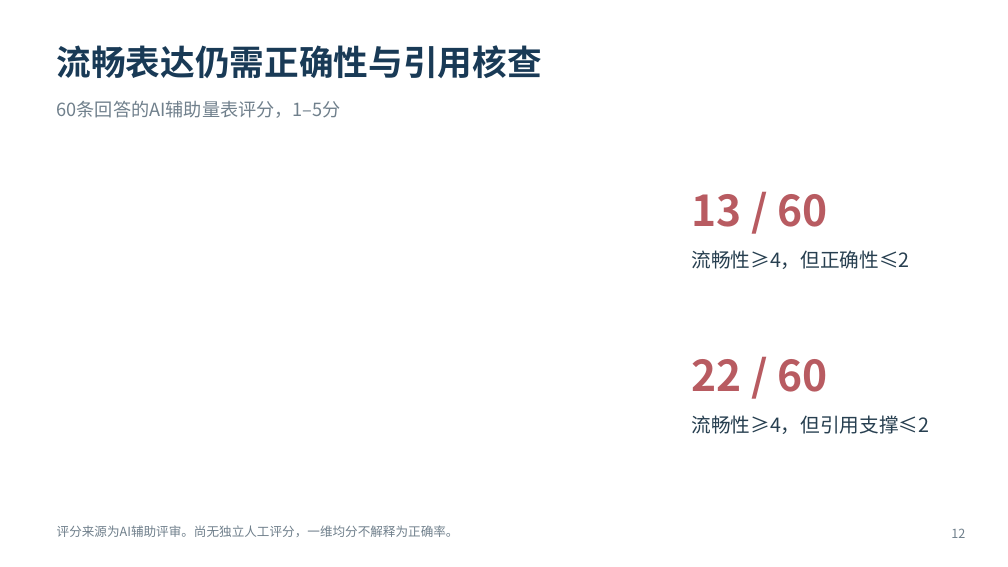
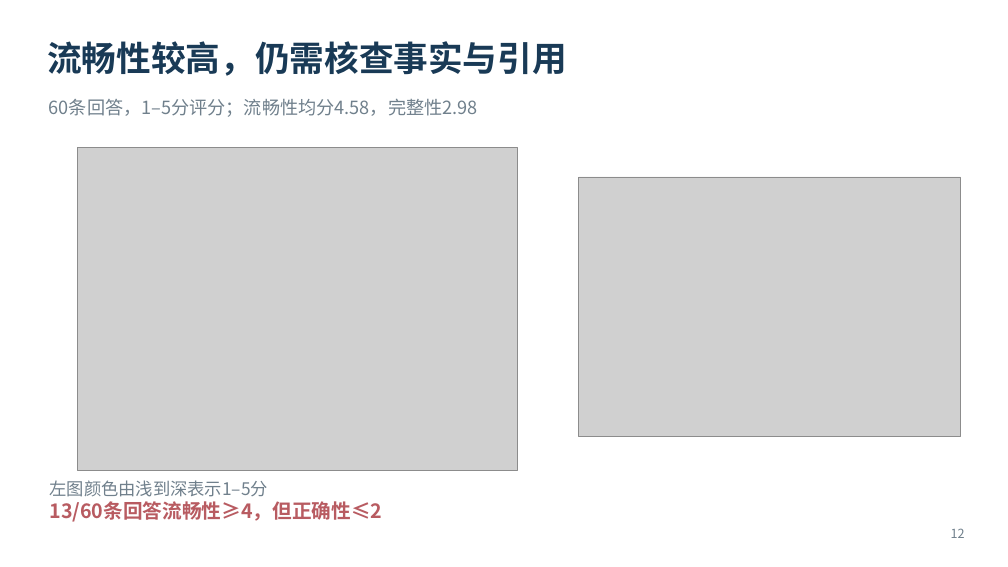
Before and after one commit to JueBeiYi/-RAG-Agent-, a slide deck: slide 12 of artifacts/defense/课设答辩_智能科研助理.pptx. Drawn at 1008x567 pixels with LibreOffice and Linux fonts; fonts in the diff are those of the drawing; grey boxes stand for pictures. Boxes give left, top, right and bottom in pixels: in the first picture for what was removed or moved away, otherwise in the second. Text is boxed around its words. In the diff, an @@ line names an element or a change of style, - is before the commit and + after.

```diff
--- a/artifacts/defense/课设答辩_智能科研助理.pptx
+++ b/artifacts/defense/课设答辩_智能科研助理.pptx
@@ text at bbox=[47, 41, 567, 76]: text changed; size 18.8 to 33 pt; text colour #273F50 to #193A56; bold on @@
-流畅性≥4，但引用支撑≤2
+流畅性较高，仍需核查事实与引用
@@ text removed at bbox=[57, 45, 542, 78] @@
-流畅表达仍需正确性与引用核查
@@ text at bbox=[49, 99, 478, 117]: text changed @@
-60条回答的AI辅助量表评分，1–5分
+60条回答，1–5分评分；流畅性均分4.58，完整性2.98
@@ picture added at bbox=[77, 147, 516, 471] @@
@@ picture added at bbox=[579, 177, 961, 436] @@
@@ text removed at bbox=[691, 194, 827, 227] @@
-13 / 60
@@ text removed at bbox=[691, 359, 827, 392] @@
-22 / 60
@@ text at bbox=[50, 501, 383, 522]: text changed; text colour #273F50 to #B85B61; bold on @@
-流畅性≥4，但正确性≤2
+13/60条回答流畅性≥4，但正确性≤2
@@ text added at bbox=[50, 480, 268, 497], 16.5 pt, text #70808C @@
+左图颜色由浅到深表示1–5分
@@ text removed at bbox=[57, 525, 459, 537] @@
-评分来源为AI辅助评审。尚无独立人工评分，一维均分不解释为正确率。
```
Also in this commit, not shown: 16 other slides changed, 2 slides added, 2 slides removed, 9 other files.
